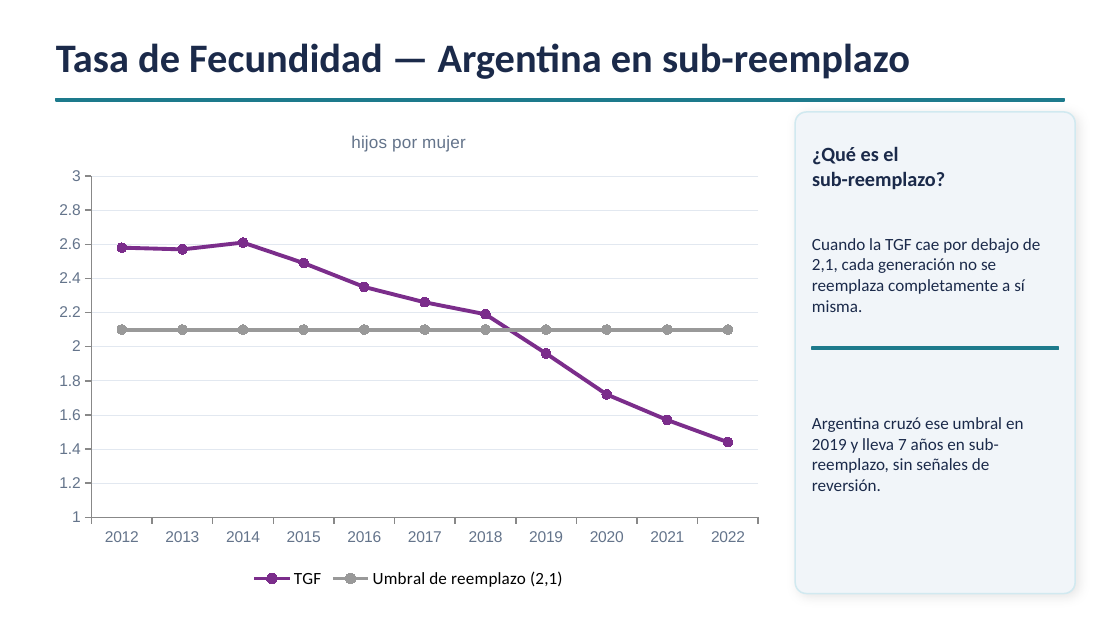
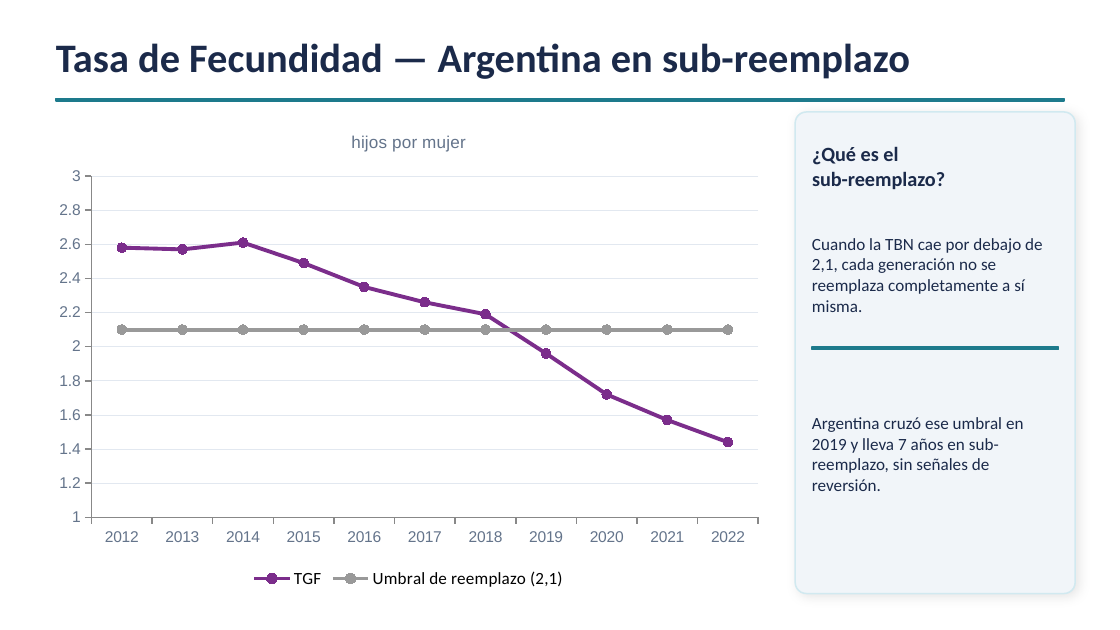
Before and after one commit to matias258/Analisis-sobre-Dinamicas-Demograficas-Argentinas-Mediante-UDE, a slide deck: slide 6 of UDE_Argentina_2050.pptx. Drawn at 1120x630 pixels with LibreOffice and Linux fonts; fonts in the diff are those of the drawing. Boxes give left, top, right and bottom in pixels: in the first picture for what was removed or moved away, otherwise in the second. Text is boxed around its words. In the diff, an @@ line names an element or a change of style, - is before the commit and + after.

```diff
--- a/UDE_Argentina_2050.pptx
+++ b/UDE_Argentina_2050.pptx
@@ text at box(812, 238, 1043, 312): text changed @@
-Cuando la TGF cae por debajo de 2,1, cada generación no se reemplaza completamente a sí misma.
+Cuando la TBN cae por debajo de 2,1, cada generación no se reemplaza completamente a sí misma.
```
Also in this commit, not shown: 2 other slides changed, 1 other file.
